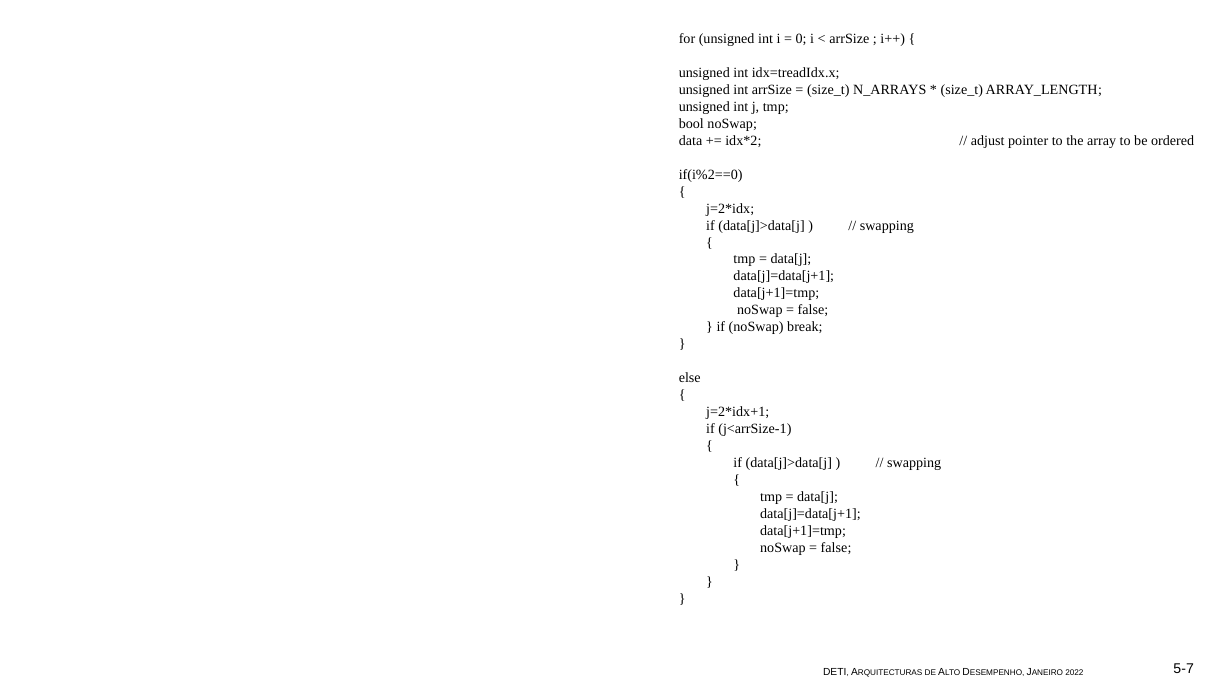
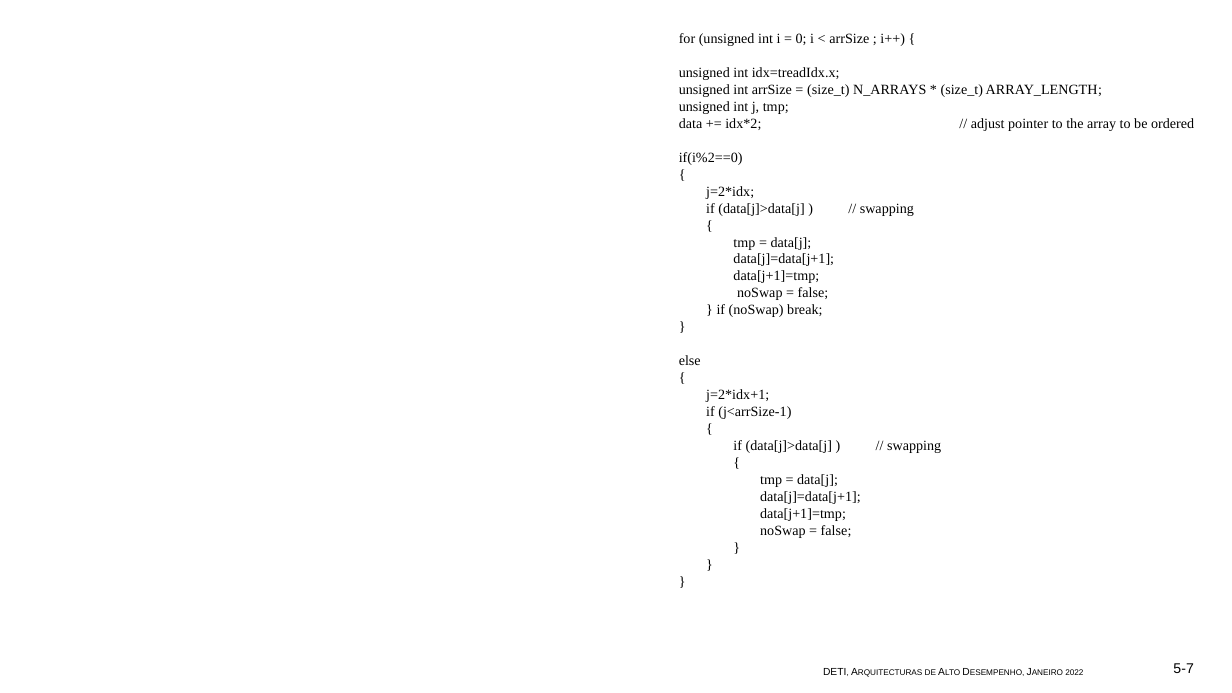
Before and after one commit to Pinto1088/AAD_2022, a slide deck: slide 5 of Assignment2/Apresentação1.pptx. Drawn at 1232x693 pixels with LibreOffice and Linux fonts; fonts in the diff are those of the drawing. Boxes give left, top, right and bottom in pixels: in the first picture for what was removed or moved away, otherwise in the second. Text is boxed around its words. In the diff, an @@ line names an element or a change of style, - is before the commit and + after.

```diff
--- a/Assignment2/Apresentação1.pptx
+++ b/Assignment2/Apresentação1.pptx
@@ text at [679,118,757,131]: paragraph removed @@
-bool noSwap;
```
Also in this commit, not shown: 3 other slides changed.
